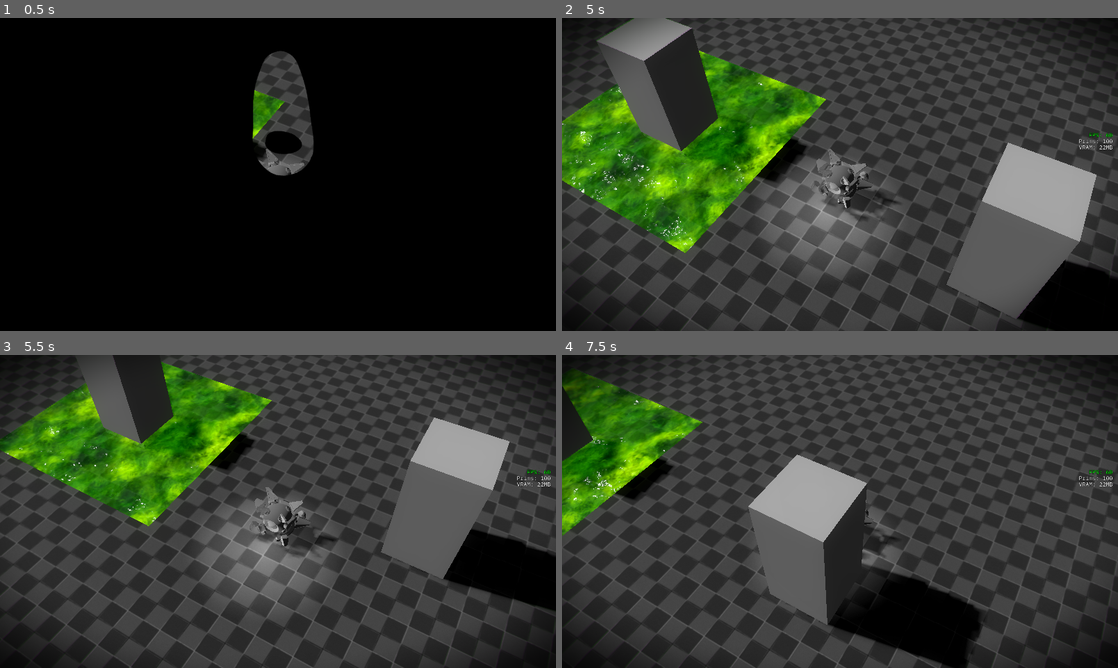
Above: before the commit, frames 1-4 (two rows, left to right).
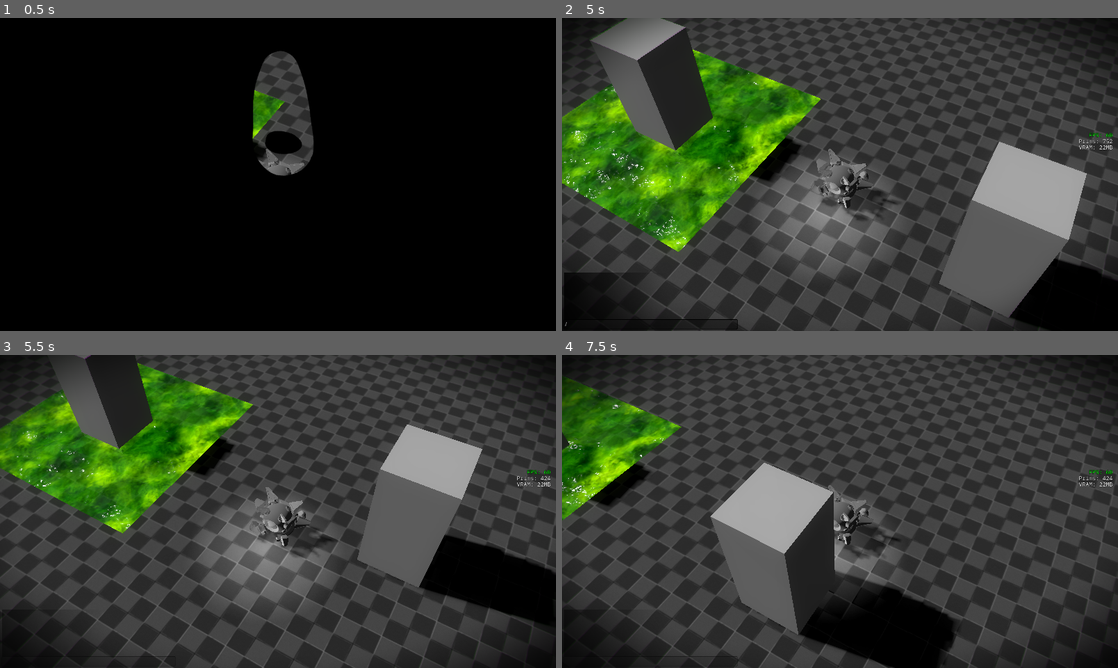
Above: after the commit, the same moments.

Repository: slyllama/dwelt
Game: Godot game, scene res://lib/shard/shard_loader/shard_loader.tscn
Same seed, same stepped clock (60 frames per second), same inputs: the game is played once before the commit and once after it.
Inputs (mouse positions are in pixels of both pictures, inside the frame that each line leads up to):
- Up to frame 1 (0.5 s): no input
- Up to frame 2 (5 s): tap Enter (ui_accept) at 0.5, 0.6, 0.77, 1.07, 1.52, 1.55, 1.82, 2.3, 2.85, 3.02, 3.32, 3.77, 3.8, 4.07, 4.52, 4.55, 4.82 s; move the mouse to (1084, 140) at 0.52 s; hold D (move_right) 0.53-1.28 s; move the mouse to (728, 190) at 1.27 s; hold S (move_back) 1.28-2.03 s; tap Mouse wheel up (zoom_in) at 1.35, 3.6 s; move the mouse to (895, 105) at 2.02 s; hold D (move_right) 2.03-2.78 s; tap Mouse wheel down (zoom_out) at 2.1, 4.35 s; move the mouse to (812, 237) at 2.77 s; hold W (move_forward) 2.78-3.53 s; move the mouse to (1006, 221) at 3.52 s; hold A (move_left) from 3.53 s (still down); tap Escape (ui_cancel) at 4.15 s; move the mouse to (673, 127) at 4.27 s; tap / (debug_prefix, bound only after the commit) at 4.9 s
- Up to frame 3 (5.5 s): move the mouse to (305, 511) at 5.02 s; release A (move_left) at 5.03 s; hold S (move_back) from 5.03 s (still down); tap Enter (ui_accept) at 5.1 s
- Up to frame 4 (7.5 s): move the mouse to (756, 433) at 5.77 s; release S (move_back) at 5.78 s; hold D (move_right) 5.78-6.53 s; tap Mouse wheel up (zoom_in) at 5.85 s; tap Enter (ui_accept) at 6.02, 6.05, 6.32, 6.77, 6.8, 7.07, 7.35 s; move the mouse to (962, 495) at 6.52 s; hold W (move_forward) 6.53-7.28 s; tap Mouse wheel down (zoom_out) at 6.6 s; move the mouse to (728, 527) at 7.27 s; hold D (move_right) from 7.28 s (still down)

Frame 1 is identical in both runs. In frame 2, 21% of the frame differs, in the area x 0-100%, y 0-100%; in frame 3, 23%; in frame 4, 20%.

Commit message:
Add debug input

Diff:
--- a/lib/_global/utils.gd
+++ b/lib/_global/utils.gd
@@ -2,6 +2,9 @@
 
 var _delta := 0.0
 var _pdelta := 0.0
+
+signal debug_sent(string: String)
+signal pdebug_sent(string: String)
 
 func crit_lerp(speed: float) -> float:
 	return(clamp(1.0 - exp(-speed * _delta), 0.0, 1.0))
@@ -21,6 +24,7 @@
 	var line := text
 	if source != "":
 		line = "[" + source + "] " + line
+	pdebug_sent.emit(line)
 	print(line)
 
 func _process(delta: float) -> void: _delta = delta
--- /dev/null
+++ b/lib/hud/debug_input/debug_input.gd
@@ -0,0 +1,31 @@
+extends PanelContainer
+# DebugInput
+# Used for inputting debug command and seeing their results
+
+const INACTIVE_ALPHA := 0.5
+
+func _ready() -> void:
+	modulate.a = INACTIVE_ALPHA
+	Utils.pdebug_sent.connect(func(string: String) -> void:
+		%Output.text += "\n" + string)
+
+func _input(_event: InputEvent) -> void:
+	# Toggle input focusing
+	if Input.is_action_just_pressed("debug_prefix"):
+		%Input.grab_focus()
+
+	# Handle sending debug commands (or cancelling input)
+	if %Input.has_focus():
+		if Input.is_action_just_pressed("ui_accept"):
+			Utils.debug_sent.emit(%Input.text)
+			%Input.text = ""
+			get_window().gui_release_focus()
+		elif Input.is_action_just_pressed("ui_cancel"):
+			if %Input.text == "/": %Input.text = ""
+			get_window().gui_release_focus()
+
+func _on_input_focus_entered() -> void:
+	modulate.a = 1.0
+
+func _on_input_focus_exited() -> void:
+	modulate.a = INACTIVE_ALPHA
--- /dev/null
+++ b/lib/hud/debug_input/debug_input.tscn
@@ -0,0 +1,78 @@
+[gd_scene format=3 uid="uid://dxs2xqg1tx0jl"]
+
+[ext_resource type="Script" uid="uid://d8m04bs1yafk" path="res://lib/hud/debug_input/debug_input.gd" id="1_80qrn"]
+[ext_resource type="FontFile" uid="uid://bi4a4vc7qpom8" path="res://generic/fonts/trebuchet.ttf" id="2_hfhfk"]
+
+[sub_resource type="StyleBoxEmpty" id="StyleBoxEmpty_hfhfk"]
+
+[sub_resource type="Gradient" id="Gradient_hfhfk"]
+offsets = PackedFloat32Array(0, 0.6)
+colors = PackedColorArray(0, 0, 0, 0.78431374, 0, 0, 0, 0)
+
+[sub_resource type="GradientTexture2D" id="GradientTexture2D_ub0md"]
+gradient = SubResource("Gradient_hfhfk")
+
+[sub_resource type="StyleBoxTexture" id="StyleBoxTexture_0mh0q"]
+content_margin_left = 2.0
+content_margin_top = 6.0
+content_margin_right = 2.0
+content_margin_bottom = 6.0
+texture = SubResource("GradientTexture2D_ub0md")
+
+[sub_resource type="StyleBoxFlat" id="StyleBoxFlat_hfhfk"]
+content_margin_left = 2.0
+content_margin_right = 2.0
+bg_color = Color(0, 0, 0, 0.23529412)
+border_width_left = 1
+border_width_top = 1
+border_width_right = 1
+border_width_bottom = 1
+border_color = Color(0, 0, 0, 1)
+corner_radius_top_left = 1
+corner_radius_top_right = 1
+corner_radius_bottom_right = 1
+corner_radius_bottom_left = 1
+
+[node name="DebugInput" type="PanelContainer" unique_id=222609980]
+custom_minimum_size = Vector2(400, 130)
+anchors_preset = 2
+anchor_top = 1.0
+anchor_bottom = 1.0
+offset_top = -130.0
+offset_right = 400.0
+grow_vertical = 0
+theme_override_styles/panel = SubResource("StyleBoxEmpty_hfhfk")
+script = ExtResource("1_80qrn")
+
+[node name="Box" type="VBoxContainer" parent="." unique_id=2071860837]
+layout_mode = 2
+theme_override_constants/separation = 0
+
+[node name="Output" type="RichTextLabel" parent="Box" unique_id=797621262]
+unique_name_in_owner = true
+layout_mode = 2
+size_flags_vertical = 3
+theme_override_fonts/normal_font = ExtResource("2_hfhfk")
+theme_override_font_sizes/normal_font_size = 12
+theme_override_styles/normal = SubResource("StyleBoxTexture_0mh0q")
+bbcode_enabled = true
+scroll_active = false
+scroll_following = true
+vertical_alignment = 2
+
+[node name="Input" type="LineEdit" parent="Box" unique_id=1891612101]
+unique_name_in_owner = true
+layout_mode = 2
+theme_override_fonts/font = ExtResource("2_hfhfk")
+theme_override_font_sizes/font_size = 12
+theme_override_styles/normal = SubResource("StyleBoxFlat_hfhfk")
+theme_override_styles/focus = SubResource("StyleBoxFlat_hfhfk")
+context_menu_enabled = false
+emoji_menu_enabled = false
+selecting_enabled = false
+drag_and_drop_selection_enabled = false
+virtual_keyboard_enabled = false
+caret_blink = true
+
+[connection signal="focus_entered" from="Box/Input" to="." method="_on_input_focus_entered"]
+[connection signal="focus_exited" from="Box/Input" to="." method="_on_input_focus_exited"]
--- a/lib/hud/eye_anim/eye_anim.gd
+++ b/lib/hud/eye_anim/eye_anim.gd
@@ -37,3 +37,6 @@
 
 func _init() -> void:
 	z_index = 100 # play on top of everything else
+
+func _ready() -> void:
+	visible = true
--- a/lib/hud/hud.tscn
+++ b/lib/hud/hud.tscn
@@ -5,6 +5,7 @@
 [ext_resource type="PackedScene" uid="uid://bwbro6jfnuol2" path="res://lib/hud/screen_fx/screen_fx.tscn" id="1_o36f6"]
 [ext_resource type="Script" uid="uid://bqh21nkcj3qiq" path="res://lib/hud/scripts/render_monitor.gd" id="2_dcyf8"]
 [ext_resource type="FontFile" uid="uid://d0llrpm3nb6rl" path="res://generic/fonts/ibm_plex_mono.otf" id="2_u1rn0"]
+[ext_resource type="PackedScene" uid="uid://dxs2xqg1tx0jl" path="res://lib/hud/debug_input/debug_input.tscn" id="7_r2k48"]
 [ext_resource type="PackedScene" uid="uid://buo63yit41d8w" path="res://lib/hud/eye_anim/eye_anim.tscn" id="7_tpybq"]
 
 [node name="HUD" type="CanvasLayer" unique_id=717398159]
@@ -52,4 +53,11 @@
 script = ExtResource("2_dcyf8")
 
 [node name="EyesAnim" parent="." unique_id=1456570687 instance=ExtResource("7_tpybq")]
+visible = false
 mouse_filter = 0
+
+[node name="DebugInput" parent="." unique_id=222609980 instance=ExtResource("7_r2k48")]
+offset_left = 4.0
+offset_top = -134.0
+offset_right = 404.0
+offset_bottom = -4.0
--- a/lib/player/scripts/input_handler.gd
+++ b/lib/player/scripts/input_handler.gd
@@ -8,6 +8,10 @@
 	if _last_x_input.size() > 0 or _last_z_input.size() > 0:
 		return(true)
 	else: return(false)
+
+func is_input_allowed() -> bool:
+	if get_window().gui_get_focus_owner(): return(false)
+	else: return(true)
 
 func _ready() -> void:
 	get_window().focus_exited.connect(func() -> void:
@@ -38,6 +42,9 @@
 			_last_z_input = []
 
 func _physics_process(_delta: float) -> void:
+	if !is_input_allowed():
+		direction = Vector3.ZERO
+		return
 	# Retrieve directions from input stacks
 	var _dir := Vector3.ZERO
 	if _last_x_input.size() > 0:
--- a/project.godot
+++ b/project.godot
@@ -46,6 +46,17 @@
 
 [input]
 
+ui_accept={
+"deadzone": 0.5,
+"events": [Object(InputEventKey,"resource_local_to_scene":false,"resource_name":"","device":0,"window_id":0,"alt_pressed":false,"shift_pressed":false,"ctrl_pressed":false,"meta_pressed":false,"pressed":false,"keycode":4194309,"physical_keycode":0,"key_label":0,"unicode":0,"location":0,"echo":false,"script":null)
+, Object(InputEventKey,"resource_local_to_scene":false,"resource_name":"","device":0,"window_id":0,"alt_pressed":false,"shift_pressed":false,"ctrl_pressed":false,"meta_pressed":false,"pressed":false,"keycode":4194310,"physical_keycode":0,"key_label":0,"unicode":0,"location":0,"echo":false,"script":null)
+]
+}
+ui_select={
+"deadzone": 0.5,
+"events": [Object(InputEventJoypadButton,"resource_local_to_scene":false,"resource_name":"","device":-1,"button_index":3,"pressure":0.0,"pressed":false,"script":null)
+]
+}
 move_left={
 "deadzone": 0.2,
 "events": [Object(InputEventKey,"resource_local_to_scene":false,"resource_name":"","device":-1,"window_id":0,"alt_press …(191 unchanged characters)…
@@ -76,6 +87,11 @@
 "events": [Object(InputEventMouseButton,"resource_local_to_scene":false,"resource_name":"","device":-1,"window_id":0,"a …(259 unchanged characters)…
 ]
 }
+debug_prefix={
+"deadzone": 0.2,
+"events": [Object(InputEventKey,"resource_local_to_scene":false,"resource_name":"","device":-1,"window_id":0,"alt_pressed":false,"shift_pressed":false,"ctrl_pressed":false,"meta_pressed":false,"pressed":false,"keycode":0,"physical_keycode":47,"key_label":0,"unicode":47,"location":0,"echo":false,"script":null)
+]
+}
 
 [physics]
 
Binary file added: generic/fonts/trebuchet.ttf
Not shown, added: generic/fonts/trebuchet.ttf.import
Not shown, added: lib/hud/debug_input/debug_input.gd.uid
